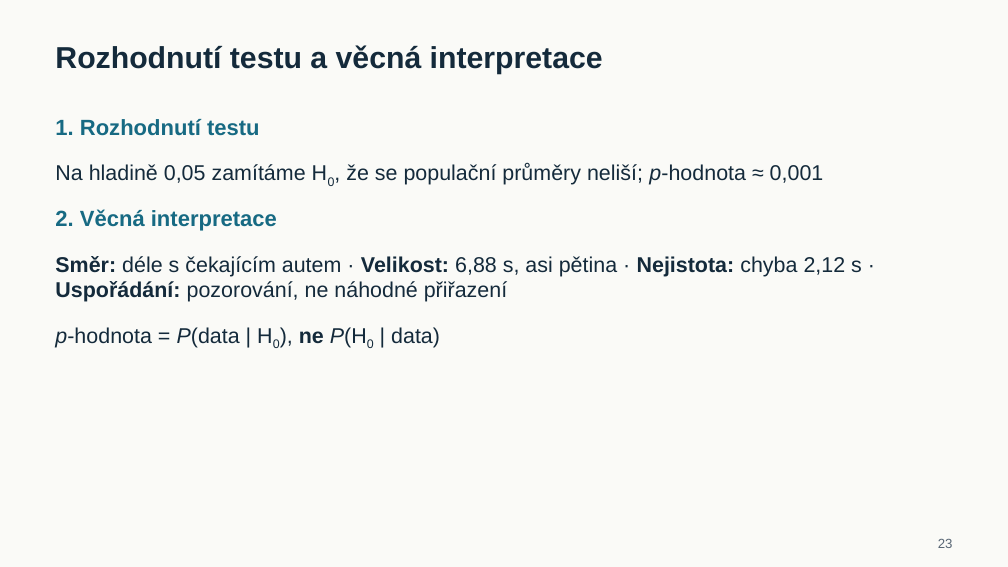
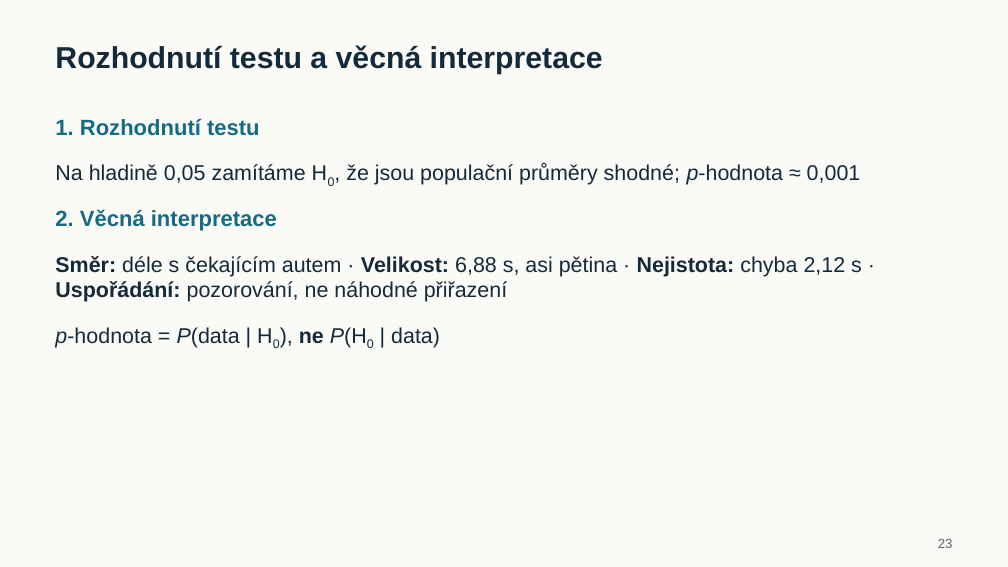
Before and after one commit to reckak/statistics-for-psychology, a slide deck: slide 23 of presentations/kapitola_06_vyberove_rozdeleni_a_testovani.pptx. Drawn at 1008x567 pixels with LibreOffice and Linux fonts; fonts in the diff are those of the drawing. Boxes give left, top, right and bottom in pixels: in the first picture for what was removed or moved away, otherwise in the second. Text is boxed around its words. In the diff, an @@ line names an element or a change of style, - is before the commit and + after.

```diff
--- a/presentations/kapitola_06_vyberove_rozdeleni_a_testovani.pptx
+++ b/presentations/kapitola_06_vyberove_rozdeleni_a_testovani.pptx
@@ text at bbox=[55, 163, 861, 185]: text changed @@
-Na hladině 0,05 zamítáme H0, že se populační průměry neliší; p-hodnota ≈ 0,001
+Na hladině 0,05 zamítáme H0, že jsou populační průměry shodné; p-hodnota ≈ 0,001
```
Also in this commit, not shown: 9 other slides changed, 1 other file.
